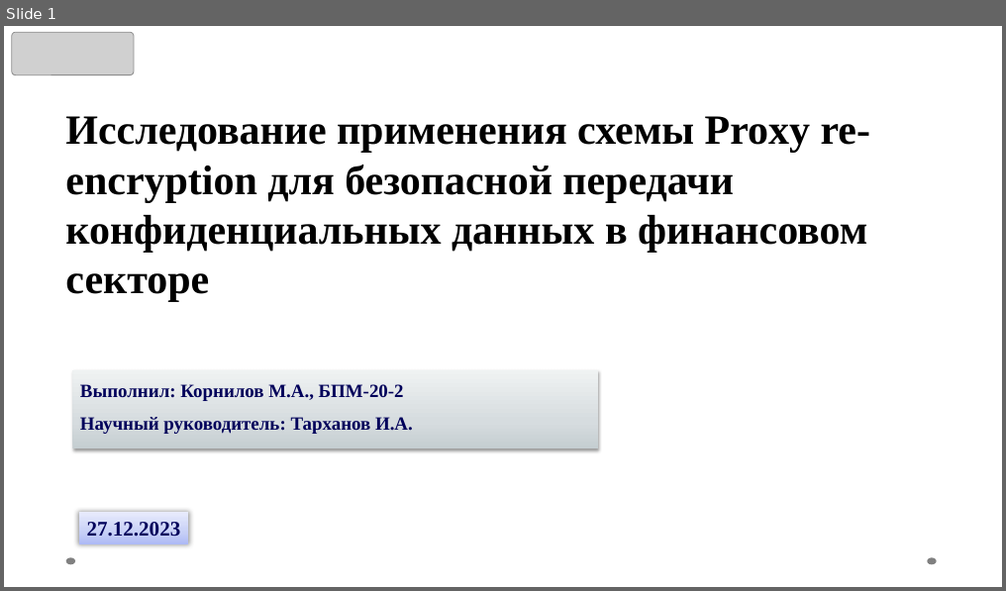
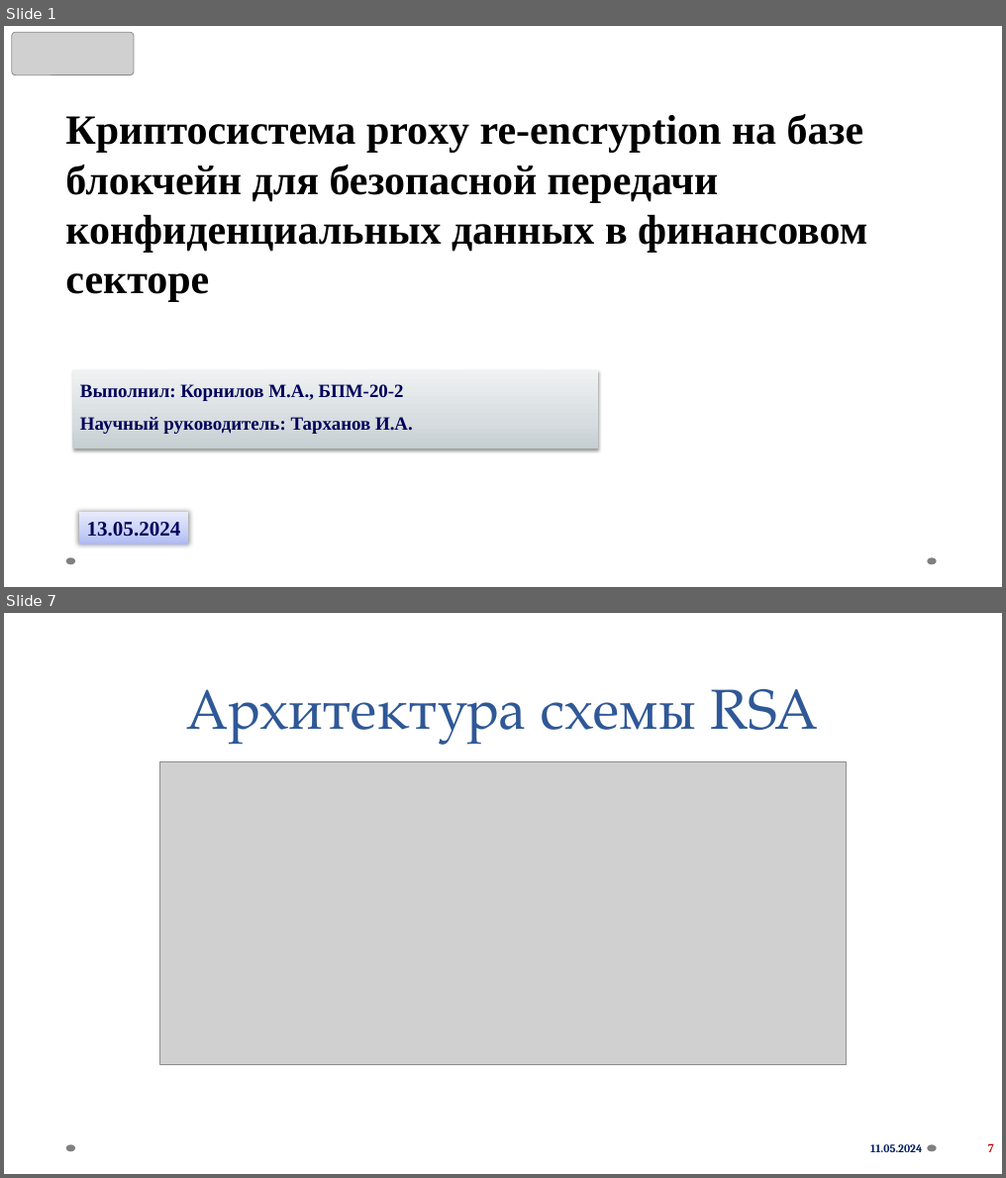
Before and after one commit to mikeezq/pre-system, a slide deck: docs/Книр_КорниловМ.А..pptx. Shown one above the other, each under a label of ours: slide 1 before the commit, slides 1 and 7 after it; the slides between them are not shown. The pictures are 1006x591 and 1006x1178 pixels, drawn with LibreOffice and Linux fonts; fonts in the diff are those of the drawing; grey boxes stand for pictures; background and template pictures are left out. Boxes give left, top, right and bottom in pixels: in the first picture for what was removed or moved away, otherwise in the second. Text is boxed around its words. In the diff, an @@ line names an element or a change of style, - is before the commit and + after.

```diff
--- a/docs/Книр_КорниловМ.А..pptx
+++ b/docs/Книр_КорниловМ.А..pptx
@@ slide 7 added at [4,613,1002,1174], background picture (left out); not listed: 2 template elements that a slide beside it also shows @@
@@ title added at [187,689,819,743], 54 pt, text #2F5897 @@
+Архитектура схемы RSA
@@ picture added at [160,761,846,1065] @@
@@ text added at [870,1145,922,1153], 11 pt, text #002060, bold @@
+11.05.2024
@@ page number added at [988,1144,994,1153], 12 pt, text #C00000, bold @@
+7
@@ slide 1 changed as well @@
@@ title at [65,114,867,301]: text changed @@
-Исследование применения схемы Proxy re-encryption для безопасной передачи конфиденциальных данных в финансовом секторе
+Криптосистема proxy re-encryption на базе блокчейн для безопасной передачи конфиденциальных данных в финансовом секторе
@@ text in rectangle at [87,522,181,537]: text changed @@
-27.12.2023
+13.05.2024
```
Also in this commit, not shown: 7 other slides changed, 5 other slides added, 7 other files.
